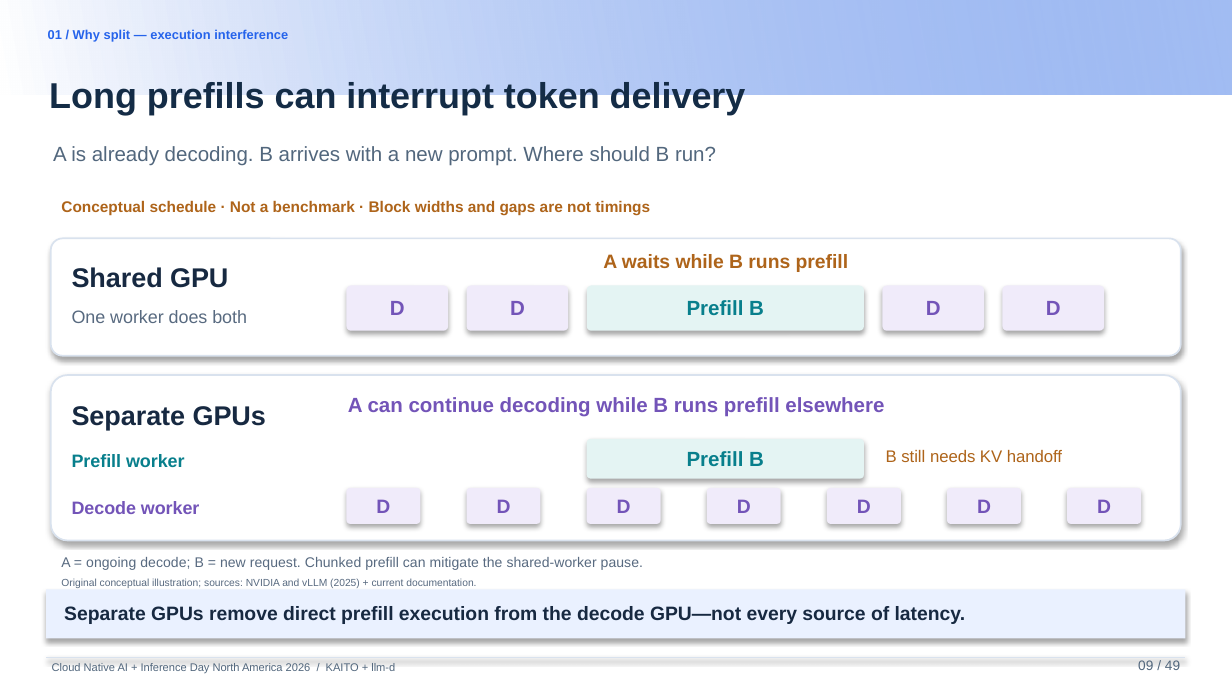
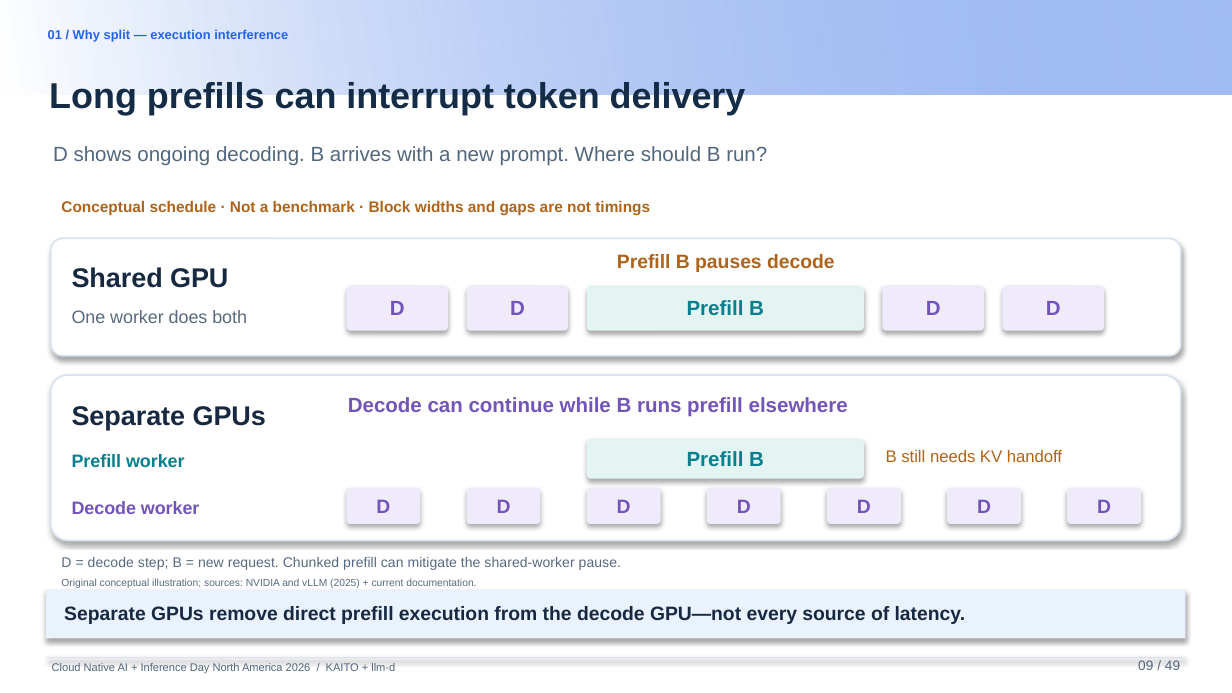
Before and after one commit to andyzhangx/demo, a slide deck: slide 9 of llm/pd-disaggregation/kubecon-na-2026-pd-disaggregation-kaito-llmd.pptx. Drawn at 1232x693 pixels with LibreOffice and Linux fonts; fonts in the diff are those of the drawing; background and template pictures are left out. Boxes give left, top, right and bottom in pixels: in the first picture for what was removed or moved away, otherwise in the second. Text is boxed around its words. In the diff, an @@ line names an element or a change of style, - is before the commit and + after.

Commit message:
Clarify decode labels and scripts and add scaler resource

```diff
--- a/llm/pd-disaggregation/kubecon-na-2026-pd-disaggregation-kaito-llmd.pptx
+++ b/llm/pd-disaggregation/kubecon-na-2026-pd-disaggregation-kaito-llmd.pptx
@@ text at box(53, 146, 767, 166): text changed @@
-A is already decoding. B arrives with a new prompt. Where should B run?
+D shows ongoing decoding. B arrives with a new prompt. Where should B run?
@@ text at box(617, 254, 835, 272): text changed @@
-A waits while B runs prefill
+Prefill B pauses decode
@@ text at box(348, 397, 848, 417): text changed @@
-A can continue decoding while B runs prefill elsewhere
+Decode can continue while B runs prefill elsewhere
@@ text at box(61, 557, 621, 570): text changed @@
-A = ongoing decode; B = new request. Chunked prefill can mitigate the shared-worker pause.
+D = decode step; B = new request. Chunked prefill can mitigate the shared-worker pause.
```
Also in this commit, not shown: 2 other slides changed.
